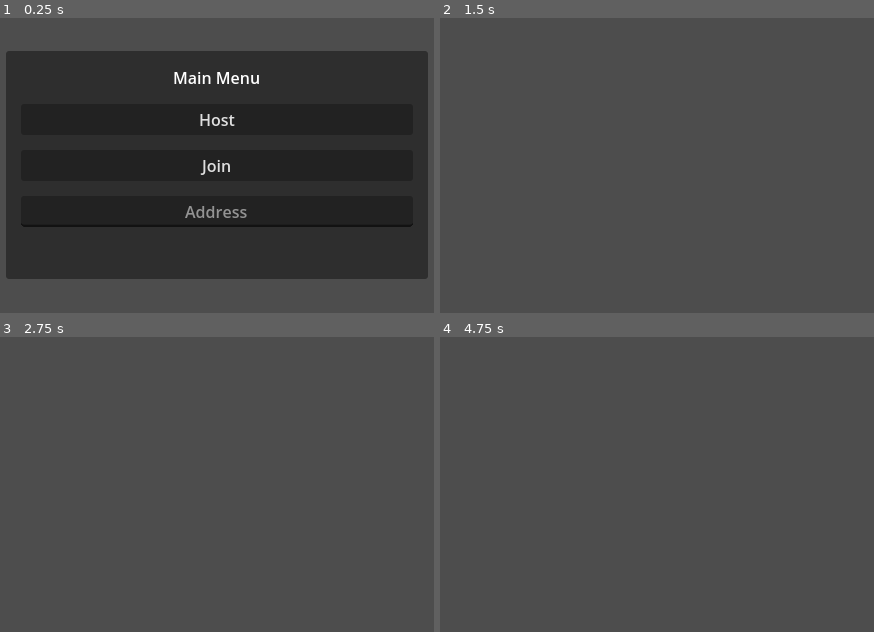
Above: before the commit, frames 1-4 (two rows, left to right).
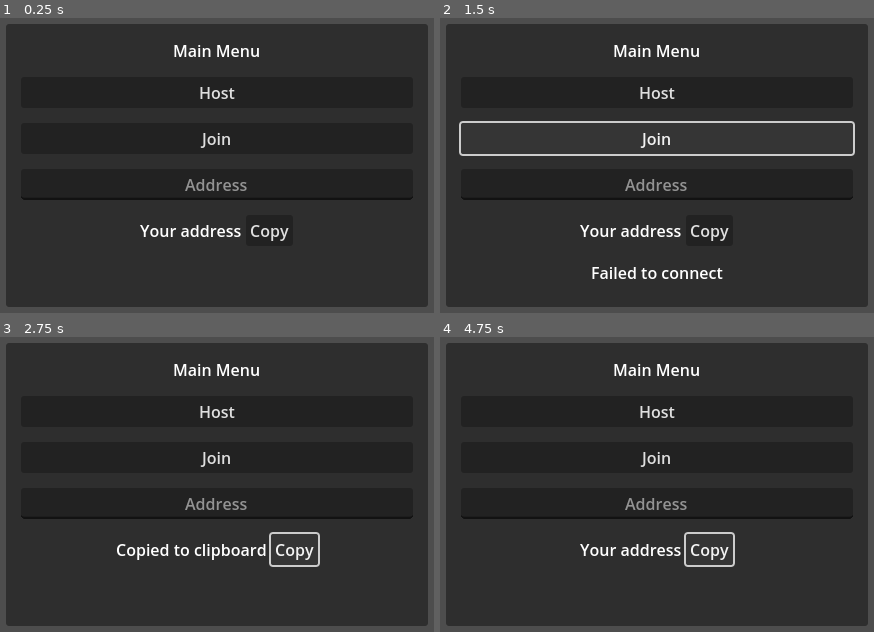
Above: after the commit, the same moments.

Repository: alonn201/Pentago
Game: Godot game, scene res://Scenes/control.tscn
The game is run twice, just before and just after one commit, with the same random seed, the same clock (stepped at 60 frames per second) and the same inputs.
Inputs (mouse positions are in pixels of both pictures, inside the frame that each line leads up to):
- Up to frame 1 (0.25 s): no input
- Up to frame 2 (1.5 s): click "Host" at 0.5 s; click (657, 138) at 1.25 s, where only the run after the commit has a clickable "Join"
- Up to frame 3 (2.75 s): click (269, 549) at 2 s, where only the run after the commit has a clickable "Copy"
- Up to frame 4 (4.75 s): click (735, 549) at 2.75 s, where only the run after the commit has a clickable "Copy"; click (709, 549) at 3.5 s, where only the run after the commit has a clickable "Copy"; tap Enter at 4.25 s

The runs differ from the first frame. In frame 1, 21% of the frame differs, in the area x 1-99%, y 2-98%; in frame 2, 84%; in frame 3, 92%; in frame 4, 92%.
Error before the commit: Assertion failed: UPNP Discover Failed! Error 24 (res://scripts/control.gd:26)
Error after the commit: Assertion failed: UPNP Discover Failed! Error 24 (res://scripts/control.gd:39)

Commit message:
added error msg, copy feature for ip address

Diff:
--- a/Scenes/control.tscn
+++ b/Scenes/control.tscn
@@ -11,48 +11,67 @@
 grow_vertical = 2
 script = ExtResource("1_5p55f")
 
-[node name="CanvasLayer" type="CanvasLayer" parent="."]
-
-[node name="MainMenu" type="PanelContainer" parent="CanvasLayer"]
+[node name="MainMenu" type="PanelContainer" parent="."]
+layout_mode = 1
 anchors_preset = 15
 anchor_right = 1.0
 anchor_bottom = 1.0
 offset_left = 189.0
-offset_top = 286.0
+offset_top = 258.5
 offset_right = -189.0
-offset_bottom = -286.0
+offset_bottom = -258.5
 grow_horizontal = 2
 grow_vertical = 2
 
-[node name="MarginContainer" type="MarginContainer" parent="CanvasLayer/MainMenu"]
+[node name="MarginContainer" type="MarginContainer" parent="MainMenu"]
 layout_mode = 2
 theme_override_constants/margin_left = 15
 theme_override_constants/margin_top = 15
 theme_override_constants/margin_right = 15
 theme_override_constants/margin_bottom = 15
 
-[node name="VBoxContainer" type="VBoxContainer" parent="CanvasLayer/MainMenu/MarginContainer"]
+[node name="VBoxContainer" type="VBoxContainer" parent="MainMenu/MarginContainer"]
 layout_mode = 2
 theme_override_constants/separation = 15
 
-[node name="Label" type="Label" parent="CanvasLayer/MainMenu/MarginContainer/VBoxContainer"]
+[node name="Title" type="Label" parent="MainMenu/MarginContainer/VBoxContainer"]
 layout_mode = 2
 text = "Main Menu"
 horizontal_alignment = 1
 vertical_alignment = 1
 
-[node name="HostButton" type="Button" parent="CanvasLayer/MainMenu/MarginContainer/VBoxContainer"]
+[node name="HostButton" type="Button" parent="MainMenu/MarginContainer/VBoxContainer"]
 layout_mode = 2
 text = "Host"
 
-[node name="JoinButton" type="Button" parent="CanvasLayer/MainMenu/MarginContainer/VBoxContainer"]
+[node name="JoinButton" type="Button" parent="MainMenu/MarginContainer/VBoxContainer"]
 layout_mode = 2
 text = "Join"
 
-[node name="AddressEntry" type="LineEdit" parent="CanvasLayer/MainMenu/MarginContainer/VBoxContainer"]
+[node name="AddressEntry" type="LineEdit" parent="MainMenu/MarginContainer/VBoxContainer"]
 layout_mode = 2
 placeholder_text = "Address"
 alignment = 1
 
-[connection signal="pressed" from="CanvasLayer/MainMenu/MarginContainer/VBoxContainer/HostButton" to="." method="_on_host_button_pressed"]
-[connection signal="pressed" from="CanvasLayer/MainMenu/MarginContainer/VBoxContainer/JoinButton" to="." method="_on_join_button_pressed"]
+[node name="HBoxContainer" type="HBoxContainer" parent="MainMenu/MarginContainer/VBoxContainer"]
+layout_mode = 2
+alignment = 1
+
+[node name="AddressCopy" type="Label" parent="MainMenu/MarginContainer/VBoxContainer/HBoxContainer"]
+layout_mode = 2
+text = "Your address"
+horizontal_alignment = 1
+vertical_alignment = 1
+
+[node name="CopyAddress" type="Button" parent="MainMenu/MarginContainer/VBoxContainer/HBoxContainer"]
+layout_mode = 2
+text = "Copy"
+
+[node name="ErrorMsg" type="Label" parent="MainMenu/MarginContainer/VBoxContainer"]
+layout_mode = 2
+horizontal_alignment = 1
+vertical_alignment = 1
+
+[connection signal="pressed" from="MainMenu/MarginContainer/VBoxContainer/HostButton" to="." method="_on_host_button_pressed"]
+[connection signal="pressed" from="MainMenu/MarginContainer/VBoxContainer/JoinButton" to="." method="_on_join_button_pressed"]
+[connection signal="pressed" from="MainMenu/MarginContainer/VBoxContainer/HBoxContainer/CopyAddress" to="." method="_on_copy_address_pressed"]
--- a/scripts/control.gd
+++ b/scripts/control.gd
@@ -1,23 +1,36 @@
 extends Control
 
-@onready var main_menu: PanelContainer = $CanvasLayer/MainMenu
-@onready var address_entry: LineEdit = $CanvasLayer/MainMenu/MarginContainer/VBoxContainer/AddressEntry
-
+@onready var main_menu: PanelContainer = $MainMenu
+@onready var address_entry: LineEdit = $MainMenu/MarginContainer/VBoxContainer/AddressEntry
+@onready var address_copy: Label = $MainMenu/MarginContainer/VBoxContainer/HBoxContainer/AddressCopy
+@onready var error_msg: Label = $MainMenu/MarginContainer/VBoxContainer/ErrorMsg
 
 const PORT = 1771
 var enet_peer = ENetMultiplayerPeer.new()
 
 func _on_host_button_pressed() -> void:
-	main_menu.hide()
-	enet_peer.create_server(PORT)
+	var result := enet_peer.create_server(PORT)
+	if result != OK:
+		error_msg.text = "Failed to host"
+		await get_tree().create_timer(1.0).timeout
+		error_msg.text = ""
+
 	multiplayer.multiplayer_peer = enet_peer
 
 	upnp_setup()
 
+	multiplayer.peer_connected.connect(_on_peer_connected)
+
 func _on_join_button_pressed() -> void:
-	main_menu.hide()
-	enet_peer.create_client(address_entry.text, PORT)
+	var result := enet_peer.create_client(address_entry.text, PORT)
+	if result != OK:
+		error_msg.text = "Failed to connect"
+		await get_tree().create_timer(1.0).timeout
+		error_msg.text = ""
+
 	multiplayer.multiplayer_peer = enet_peer
+
+	multiplayer.peer_connected.connect(_on_peer_connected)
 
 func upnp_setup():
 	var upnp = UPNP.new()
@@ -37,4 +50,16 @@
 	if external_ip == "" or external_ip == null:
 		print("UPnP mapped port but external IP could not be determined.")
 	else:
-		print("Success! Join address: %s:%d" % [external_ip, PORT])
+		address_copy.text = str(external_ip)
+
+func _on_copy_address_pressed() -> void:
+	var ip = address_copy.text
+	if address_copy and address_copy.text != "":
+		DisplayServer.clipboard_set(address_copy.text)
+		address_copy.text = "Copied to clipboard"
+		await get_tree().create_timer(1.0).timeout
+		address_copy.text = str(ip)
+
+func _on_peer_connected(id: int) -> void:
+	print("Peer connected: %d" % id)
+	main_menu.hide()
Not shown, changed: Assets/Sprites/background.png.import
Not shown, changed: Assets/Sprites/black_cell.png.import
Not shown, changed: Assets/Sprites/empty_cell.png.import
Not shown, changed: Assets/Sprites/island.png.import
Not shown, changed: Assets/Sprites/white_cell.png.import
